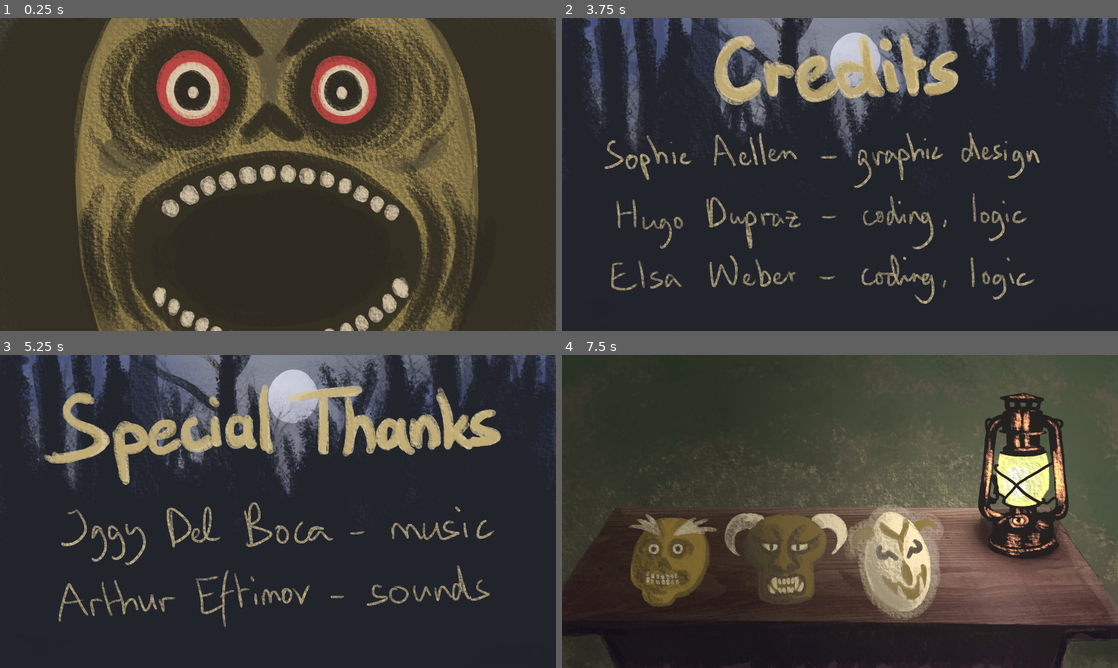
Above: before the commit, frames 1-4 (two rows, left to right).
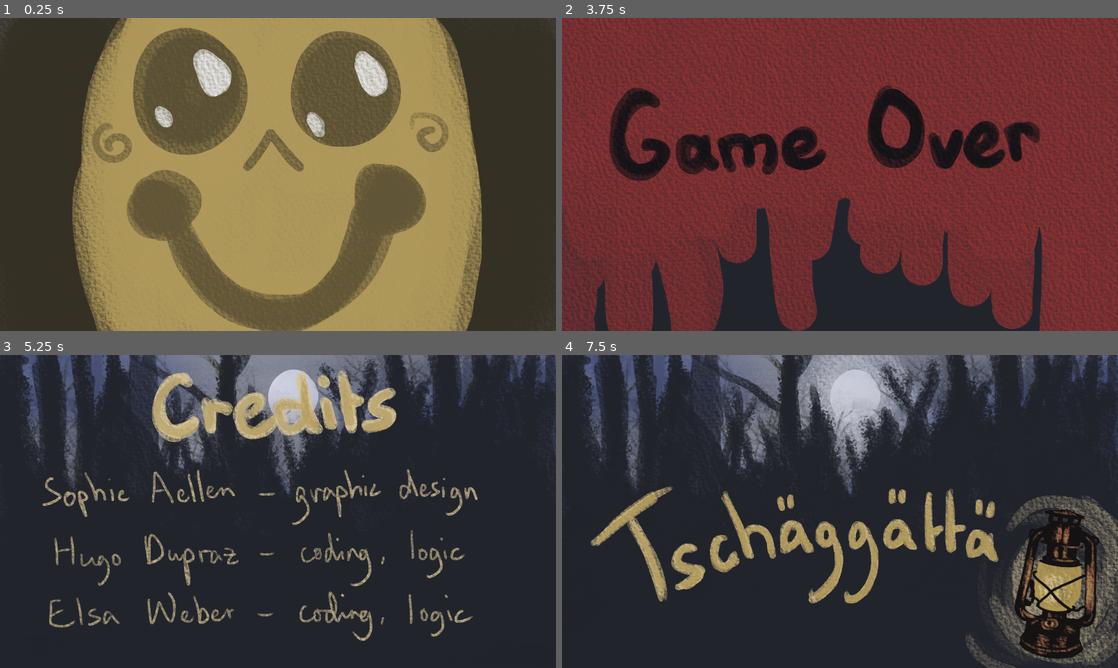
Above: after the commit, the same moments.

Repository: serrureriehurluberlesque/GGJ2026
Game: Godot game, scene res://scenes/end/end.tscn
Two runs of this game, one before a commit and one after it. Both use one fixed random seed, a clock stepped at 60 frames per second and the inputs below. This scene is started directly instead of the project's main scene.
Inputs (mouse positions are in pixels of both pictures, inside the frame that each line leads up to):
- Up to frame 1 (0.25 s): no input
- Up to frame 2 (3.75 s): tap Enter at 0.5, 2, 3.5 s; move the mouse to (962, 158) at 0.52 s; hold Up (ui_up) 0.53-1.28 s; hold E (activate) 0.53-1.28 s; click (962, 158) at 0.67 s; tap Space at 1.25, 2.75 s; move the mouse to (728, 190) at 1.27 s; hold Down (ui_down) 1.28-2.03 s; click (728, 190) at 1.35 s; move the mouse to (895, 105) at 2.02 s; hold E (activate) 2.03-2.78 s; hold Up (ui_up) 2.03-3.53 s; move the mouse to (812, 237) at 2.77 s; click (812, 237) at 2.85 s; move the mouse to (1006, 221) at 3.52 s; hold Down (ui_down) from 3.53 s (still down); hold E (activate) from 3.53 s (still down)
- Up to frame 3 (5.25 s): keep holding Down (ui_down); tap Space at 4.25 s; move the mouse to (111, 464) at 4.27 s; release E (activate) at 4.28 s; click (111, 464) at 4.35 s; move the mouse to (305, 511) at 5.02 s; hold E (activate) from 5.03 s (still down); click (305, 511) at 5.17 s
- Up to frame 4 (7.5 s): move the mouse to (756, 433) at 5.77 s; release Down (ui_down) at 5.78 s; release E (activate) at 5.78 s; hold Up (ui_up) from 5.78 s (still down); click (756, 433) at 5.85 s; move the mouse to (962, 495) at 6.52 s; hold E (activate) 6.53-7.28 s; move the mouse to (895, 561) at 7.27 s; click (895, 561) at 7.35 s

The runs differ from the first frame. In frame 1, 65% of the frame differs, in the area x 13-87%, y 0-100%; in frame 2, 85%, in the area x 0-100%, y 0-100%; in frame 3, 16%; in frame 4, 62%.

Commit message:
update end

Diff:
--- a/ggj2026/global.gd
+++ b/ggj2026/global.gd
@@ -2,3 +2,4 @@
 
 var type:= 0
 var SKIP:= false
+var gentil:= true
--- a/ggj2026/scenes/end/end.gd
+++ b/ggj2026/scenes/end/end.gd
@@ -5,9 +5,15 @@
 func _ready() -> void:
 	if Global.type == 0:
 		Global.type = randi_range(1, 3)
-	%Jumpscare.texture = load("res://scenes/end/assets/jumpscare_%d.png" % Global.type)
-	%Jumpscare/WAAAH.play()
-	%Jumpscare/Timer.start()
+	if Global.type == -1:
+		%Jumpscare.texture = load("res://scenes/end/assets/Victory.png")
+	else:
+		if Global.gentil:
+			%Jumpscare.texture = load("res://scenes/end/assets/Jumpscare_gentil_%d.png" % Global.type)
+		else:
+			%Jumpscare.texture = load("res://scenes/end/assets/jumpscare_%d.png" % Global.type)
+			%Jumpscare/WAAAH.play()
+		%Jumpscare/Timer.start()
 
 func _on_jumpscare_timer_timeout() -> void:
 	%GameOver.visible = true
@@ -18,7 +24,7 @@
 	get_tree().change_scene_to_file("res://scenes/credits/credits.tscn")
 
 func _input(event):
-	if event.is_pressed() and t >= 1.0 and %GameOver.visible == true:
+	if event.is_pressed() and t >= 2.0 and (%GameOver.visible == true or Global.type == -1):
 		get_tree().change_scene_to_file("res://scenes/credits/credits.tscn")
 
 func _process(delta: float) -> void:
--- a/ggj2026/scenes/end/end.tscn
+++ b/ggj2026/scenes/end/end.tscn
@@ -21,7 +21,7 @@
 
 [node name="WAAAH" type="AudioStreamPlayer" parent="Jumpscare" unique_id=1077891309]
 stream = ExtResource("2_p1qr3")
-volume_db = -20.0
+volume_db = -15.0
 
 [node name="GameOver" type="TextureRect" parent="." unique_id=1469658756]
 unique_name_in_owner = true
--- a/ggj2026/scenes/main/main.gd
+++ b/ggj2026/scenes/main/main.gd
@@ -167,6 +167,10 @@
 	Global.type = type
 	get_tree().change_scene_to_file("res://scenes/end/end.tscn")
 
+func _on_monsters_win() -> void:
+	Global.type = -1
+	get_tree().change_scene_to_file("res://scenes/end/end.tscn")
+
 
 func _on_light_timer_timeout() -> void:
 	$AnimationPlayer.play("light_off")
--- a/ggj2026/scenes/main/main.tscn
+++ b/ggj2026/scenes/main/main.tscn
@@ -613,6 +613,7 @@
 [connection signal="mask_chosen" from="Background/bg_light/Masks/mask_2" to="." method="_on_mask_chosen"]
 [connection signal="mask_chosen" from="Background/bg_light/Masks/mask_1" to="." method="_on_mask_chosen"]
 [connection signal="gotcha" from="Monsters" to="." method="_on_monsters_gotcha"]
+[connection signal="win" from="Monsters" to="." method="_on_monsters_win"]
 [connection signal="timeout" from="Camera/TransTimer" to="." method="_on_trans_timer_timeout"]
 [connection signal="timeout" from="Light/Timer" to="." method="_on_light_timer_timeout"]
 [connection signal="timeout" from="Light/FlickerTimer" to="." method="_on_flicker_timer_timeout"]
Binary file added: ggj2026/scenes/end/assets/Jumpscare_gentil_1.png
Not shown, added: ggj2026/scenes/end/assets/Jumpscare_gentil_1.png.import
Binary file added: ggj2026/scenes/end/assets/Jumpscare_gentil_2.png
Not shown, added: ggj2026/scenes/end/assets/Jumpscare_gentil_2.png.import
Binary file added: ggj2026/scenes/end/assets/Jumpscare_gentil_3.png
Not shown, added: ggj2026/scenes/end/assets/Jumpscare_gentil_3.png.import
Binary file added: ggj2026/scenes/end/assets/Victory.png
Not shown, added: ggj2026/scenes/end/assets/Victory.png.import
